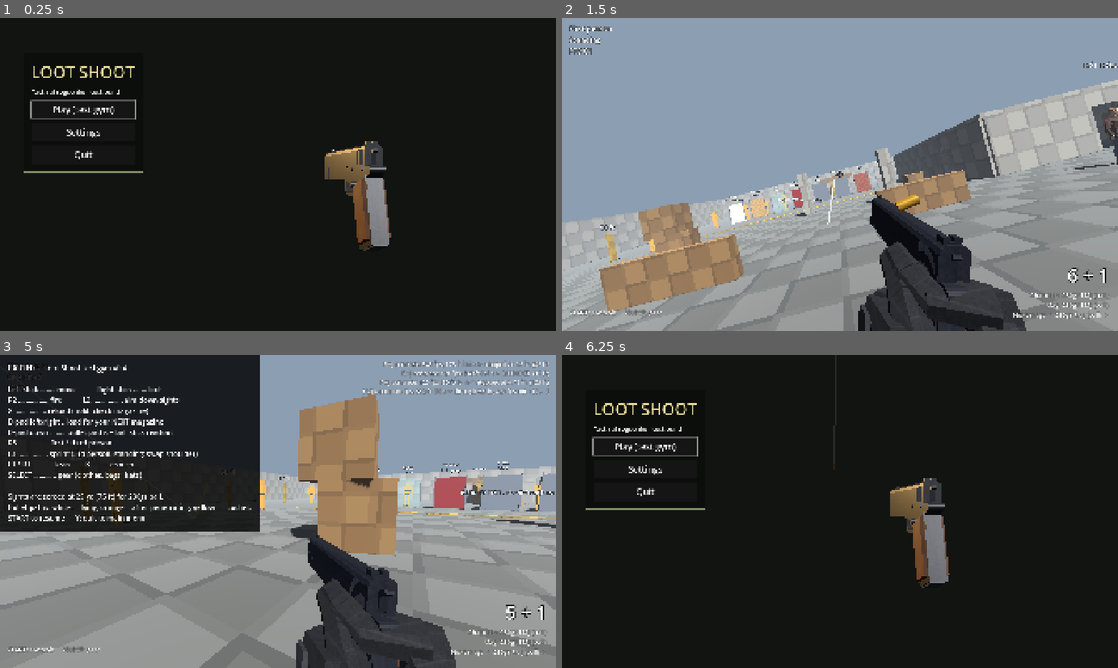
Above: before the commit, frames 1-4 (two rows, left to right).
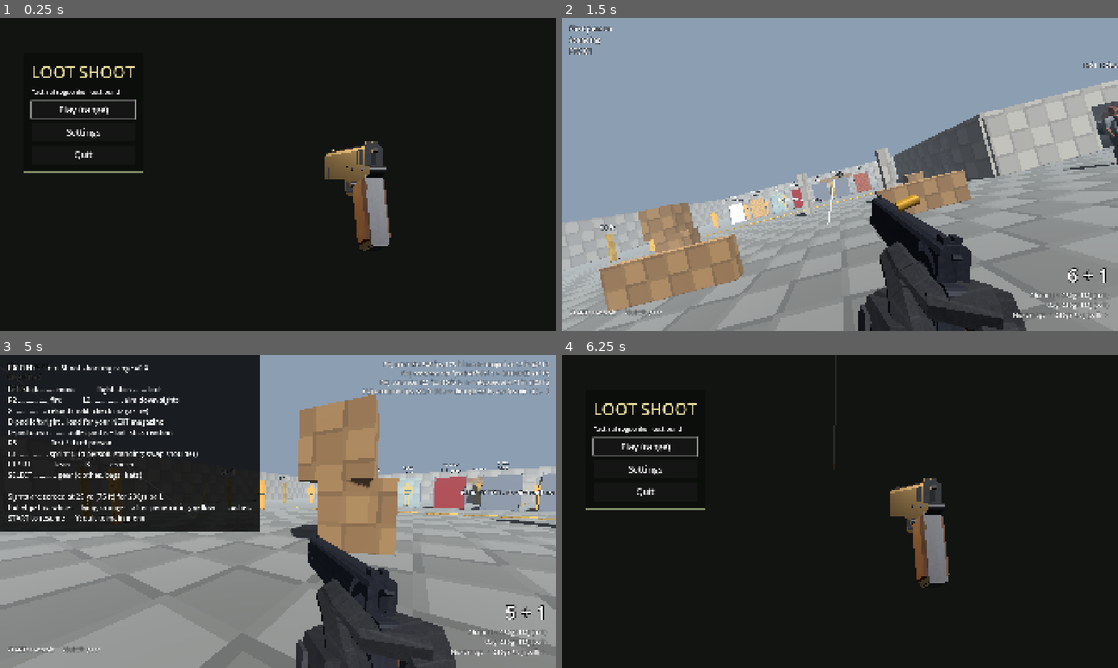
Above: after the commit, the same moments.

Repository: Beefnasty96/Loot-shoot-
Game: Godot game, scene res://scenes/main_menu.tscn
The game is run twice, just before and just after one commit, with the same random seed, the same clock (stepped at 60 frames per second) and the same inputs.
Inputs (mouse positions are in pixels of both pictures, inside the frame that each line leads up to):
- Up to frame 1 (0.25 s): no input
- Up to frame 2 (1.5 s): click (645, 108) at 0.5 s, where only the run before the commit has a clickable "Play (test gym)"; tap Enter at 1.25 s; move the mouse to (962, 158) at 1.27 s; hold E (lean_right) from 1.28 s (still down); hold 1 (switch_weapon) from 1.28 s (still down); click (962, 158) at 1.42 s
- Up to frame 3 (5 s): move the mouse to (250, 511) at 2.02 s; release E (lean_right) at 2.03 s; release 1 (switch_weapon) at 2.03 s; hold W (move_forward) from 2.03 s (still down); right-click (250, 511) at 2.1 s; tap 1 (switch_weapon) at 2.3, 3.8, 4.55 s; move the mouse to (289, 505) at 2.77 s; hold 1 (switch_weapon) 2.78-3.53 s; tap ] (ammo_next) at 2.85 s; move the mouse to (272, 517) at 3.52 s; tap [ (ammo_prev) at 3.6 s; click (272, 517) at 3.67 s; move the mouse to (316, 514) at 4.27 s; hold Ctrl (crouch) from 4.28 s (still down); tap Escape (pause) at 4.9 s
- Up to frame 4 (6.25 s): release W (move_forward) at 5 s; release Ctrl (crouch) at 5 s; drag from (673, 464) to (756, 433) at 5.02 s; tap Space at 5.75 s; move the mouse to (867, 511) at 5.77 s; hold S (move_back) from 5.78 s (still down); hold F (interact) from 5.78 s (still down); click (867, 511) at 5.92 s; tap 1 (switch_weapon) at 6.05 s

The runs differ from the first frame. In frame 1, 0.2% of the frame differs, in the area x 9-21%, y 28-31%; in frame 2, 0.2%, in the area x 90-100%, y 28-49%; in frame 3, 0.1%; in frame 4, 0.2%.

Commit message:
Call the test area the shooting range
- scenes/gym.tscn -> scenes/shooting_range.tscn, scripts/gym.gd -> scripts/shooting_range.gd
- Menu: "Play (range)", "Bullet paths on the range"; pause title and comments updated

Co-Authored-By: Claude Opus 5.5 <noreply@anthropic.com>
Claude-Session: https://claude.ai/code/session_01QXqqGyHiPX8ozsMC328raT

Diff:
--- a/scenes/gym.tscn
+++ /dev/null
@@ -1,6 +0,0 @@
-[gd_scene load_steps=2 format=3]
-
-[ext_resource type="Script" path="res://scripts/gym.gd" id="1_gym"]
-
-[node name="Gym" type="Node3D"]
-script = ExtResource("1_gym")
--- /dev/null
+++ b/scenes/shooting_range.tscn
@@ -0,0 +1,6 @@
+[gd_scene load_steps=2 format=3]
+
+[ext_resource type="Script" path="res://scripts/shooting_range.gd" id="1_range"]
+
+[node name="ShootingRange" type="Node3D"]
+script = ExtResource("1_range")
--- a/scripts/ballistics/ballistics.gd
+++ b/scripts/ballistics/ballistics.gd
@@ -47,7 +47,7 @@
 	var color := Color(1, 1, 1, 0.8)
 
 
-var debug_enabled := false  ## Off in real levels; the test gym turns it on.
+var debug_enabled := false  ## Off in real levels; the shooting range turns it on.
 var bullets: Array[Bullet] = []
 var _trails: Array[Dictionary] = []
 var _trail_mesh: ImmediateMesh
--- a/scripts/ballistics/impact_fx.gd
+++ b/scripts/ballistics/impact_fx.gd
@@ -135,7 +135,7 @@
 	pl.play()
 
 
-## Glass shatters: hide it and turn off its collision, then restore it a few seconds later (test gym).
+## Glass shatters: hide it and turn off its collision, then restore it a few seconds later (shooting range).
 func _break(collider: Object) -> void:
 	var body := collider as CollisionObject3D
 	if body == null or body.get_meta("broken", false):
--- a/scripts/hud.gd
+++ b/scripts/hud.gd
@@ -83,7 +83,7 @@
 	var text := Label.new()
 	text.add_theme_font_size_override("font_size", 24)
 	text.text = "\n".join([
-		"PAUSED  -  Loot Shoot test gym v0.4",
+		"PAUSED  -  Loot Shoot shooting range v0.4",
 		"",
 		"Left stick ........ move            Right stick ....... look",
 		"R2 ................ fire            L2 ................ aim down sights",
--- a/scripts/settings.gd
+++ b/scripts/settings.gd
@@ -8,7 +8,7 @@
 var look_sensitivity := 1.0     ## Multiplier on stick/mouse look speed.
 var invert_look_y := false
 var fov := 75.0                 ## Vertical field of view, degrees.
-var show_bullet_paths := true   ## In the test gym.
+var show_bullet_paths := true   ## On the shooting range.
 
 
 func _ready() -> void:
--- a/scripts/gym.gd
+++ b/scripts/shooting_range.gd
@@ -1,5 +1,5 @@
 extends Node3D
-## Grey-box test gym, built in code: open yard with cover, a firing lane with
+## Grey-box shooting range, built in code: open yard with cover, a firing lane with
 ## distance markers, a two-room building with a roof, and stairs to a platform.
 ## Everything sits on a 1 m checker grid so distances are easy to judge.
 
@@ -288,7 +288,7 @@
 
 
 ## A row of randomly generated people: same base body, different skin, hair,
-## beard, height and clothes every time the gym loads.
+## beard, height and clothes every time the range loads.
 func _build_civilians() -> void:
 	var rng := RandomNumberGenerator.new()
 	rng.randomize()
--- a/scripts/ui/gear_menu.gd
+++ b/scripts/ui/gear_menu.gd
@@ -4,7 +4,7 @@
 ##   D-pad up/down: slot     D-pad left/right: item (or none)
 ##   A: next colour          Y: new random face/skin/hair
 ##   Select or B: close
-## In the test gym every catalogue item is available; real runs will only offer
+## On the range every catalogue item is available; real runs will only offer
 ## what's in your inventory.
 
 var player: Player
--- a/scripts/ui/main_menu.gd
+++ b/scripts/ui/main_menu.gd
@@ -3,7 +3,7 @@
 ## Settings holds the options and the Credits page. Works with the Thor's
 ## controls (D-pad + A/B) and the touchscreen.
 
-const GYM := "res://scenes/gym.tscn"
+const RANGE_SCENE := "res://scenes/shooting_range.tscn"
 const CREDITS := [
 	["LOOT SHOOT", ""],
 	["Game design", "Beefnasty96"],
@@ -119,7 +119,7 @@
 	sub.text = "Tactical roguelike - test build"
 	sub.add_theme_font_size_override("font_size", 22)
 	box.add_child(sub)
-	_button(box, "Play (test gym)", func(): get_tree().change_scene_to_file(GYM))
+	_button(box, "Play (range)", func(): get_tree().change_scene_to_file(RANGE_SCENE))
 	_button(box, "Settings", func(): _show("settings"))
 	_button(box, "Quit", func(): get_tree().quit())
 	return box.get_parent()
@@ -131,7 +131,7 @@
 	_slider(box, "Look sensitivity", 0.3, 2.5, 0.05, Settings.look_sensitivity, func(v): Settings.look_sensitivity = v, "%.2fx")
 	_slider(box, "Field of view", 60.0, 95.0, 1.0, Settings.fov, func(v): Settings.fov = v, "%d deg")
 	_check(box, "Invert look up/down", Settings.invert_look_y, func(on): Settings.invert_look_y = on)
-	_check(box, "Bullet paths in test gym", Settings.show_bullet_paths, func(on): Settings.show_bullet_paths = on)
+	_check(box, "Bullet paths on the range", Settings.show_bullet_paths, func(on): Settings.show_bullet_paths = on)
 	_button(box, "Credits", func(): _show("credits"))
 	_button(box, "Back", func():
 		Settings.save_settings()
--- a/tools/tests/fire_test.gd
+++ b/tools/tests/fire_test.gd
@@ -1,11 +1,11 @@
 extends SceneTree
 var f := 0
-var gym
+var range_scene
 var p
 var impacts := []
 func _initialize():
-	gym = load("res://scenes/gym.tscn").instantiate()
-	root.add_child(gym)
+	range_scene = load("res://scenes/shooting_range.tscn").instantiate()
+	root.add_child(range_scene)
 	seed(3)
 func press(a):
 	var ev = InputEventAction.new(); ev.action = a; ev.pressed = true; ev.strength = 1.0
@@ -15,7 +15,7 @@
 	Input.parse_input_event(ev)
 func _process(_d):
 	f += 1
-	p = gym.player
+	p = range_scene.player
 	var fa = p.firearm
 	if f == 2:
 		root.get_node("/root/Ballistics").impact.connect(func(i): impacts.append(i))
@@ -56,7 +56,7 @@
 		print("mag check text: %s" % fa.mag_check_text.replace("\n", " | "))
 		# Zero check: ADS at a wall placed at exactly 25 yd, level.
 		var wall = StaticBody3D.new(); var cs = CollisionShape3D.new(); var sh = BoxShape3D.new(); sh.size = Vector3(4, 4, 0.2); cs.shape = sh; wall.add_child(cs)
-		wall.position = Vector3(-21, 1.67, 20.0 - 22.86 - 0.1); wall.set_meta("material", "concrete"); gym.add_child(wall)
+		wall.position = Vector3(-21, 1.67, 20.0 - 22.86 - 0.1); wall.set_meta("material", "concrete"); range_scene.add_child(wall)
 		p.global_position = Vector3(-21, 0.05, 20.0); p.rotation = Vector3.ZERO; p.pitch = 0
 		impacts.clear()
 	if f == 50 + 9 * 12 + 34 + 160 + 80:
Renamed: scripts/gym.gd.uid -> scripts/shooting_range.gd.uid
